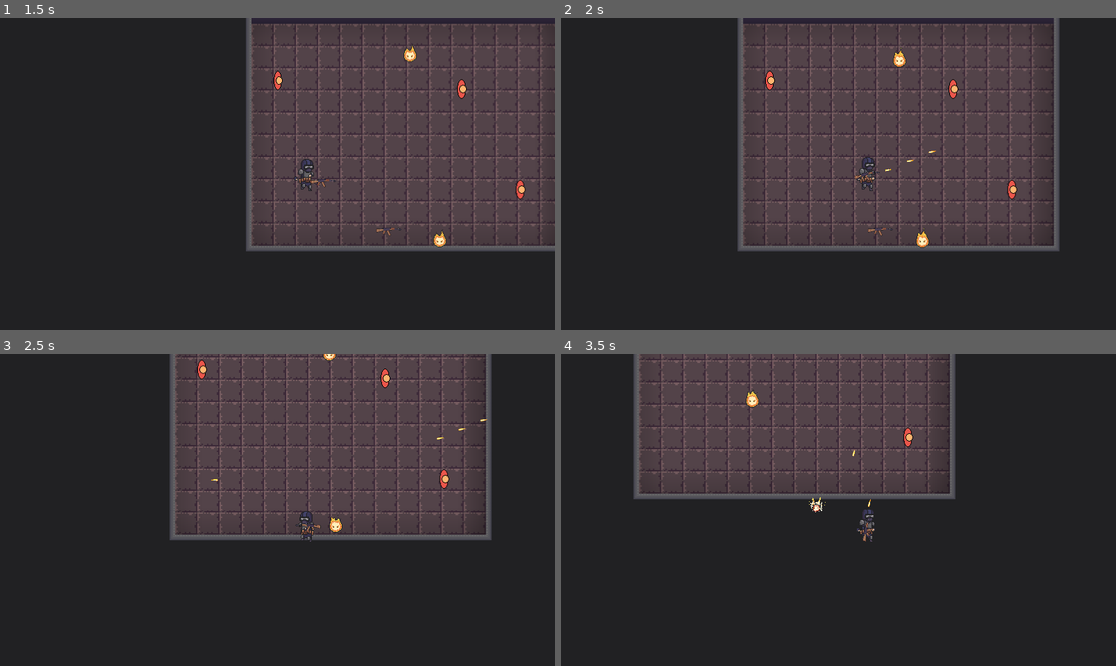
Above: before the commit, frames 1-4 (two rows, left to right).
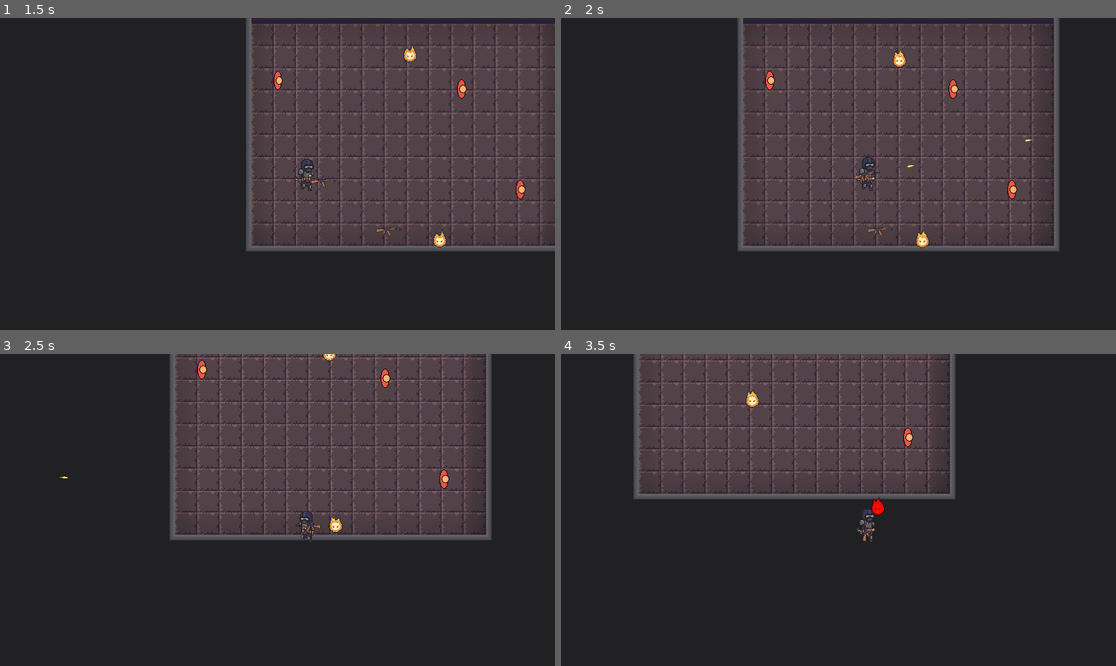
Above: after the commit, the same moments.

Repository: JaRiex11/thegame
Game: Godot game, scene res://scenes/MainMenu.tscn
Same seed, same stepped clock (60 frames per second), same inputs: the game is played once before the commit and once after it.
Inputs (mouse positions are in pixels of both pictures, inside the frame that each line leads up to):
- Up to frame 1 (1.5 s): click "ИГРАТЬ" at 0.5 s; move the mouse to (399, 158) at 1.27 s; press the mouse at (399, 158) at 1.28 s; hold D (right) from 1.28 s (still down)
- Up to frame 2 (2 s): keep holding D (right); tap Space (jump) at 1.52 s
- Up to frame 3 (2.5 s): move the mouse to (166, 525) at 2.02 s; release D (right) at 2.03 s; release the mouse at (166, 525) at 2.03 s; hold S (down) from 2.03 s (still down); click (166, 525) at 2.1 s; tap Space (jump) at 2.27 s
- Up to frame 4 (3.5 s): move the mouse to (894, 441) at 2.77 s; release S (down) at 2.78 s; press the mouse at (894, 441) at 2.78 s; hold D (right) from 2.78 s (still down)

Frame 1 is identical in both runs. In frame 2, less than 0.1% of the frame differs, in the area x 58-85%, y 38-50%; in frame 3, less than 0.1%; in frame 4, 0.2%, in the area x 44-59%, y 30-52%.

Commit message:
Система стихий базовая
Сделал базовую систему стихий, осталось прикрутить заклинания

Diff:
--- a/enemy_1.gd
+++ b/enemy_1.gd
@@ -7,7 +7,7 @@
 func _physics_process(delta: float) -> void:
 	pass
 
-func take_damage(damage, owner, kb_force):
+func take_damage(damage, owner, kb_force, dmg_elem):
 	health -= damage
 	if health <= 0:
 		die()
--- /dev/null
+++ b/human.gd
@@ -0,0 +1,6 @@
+extends Unit
+class_name Human
+
+func _ready():
+	super._ready()
+	is_elemental = false
--- a/main_character.gd
+++ b/main_character.gd
@@ -186,6 +186,7 @@
 	current_health -= damage
 	if current_health <= 0:
 		change_state(PlayerState.DEAD)
+		die()
 	else:
 		change_state(PlayerState.HURT)
 
--- a/project.godot
+++ b/project.godot
@@ -14,6 +14,10 @@
 run/main_scene="res://scenes/MainMenu.tscn"
 config/features=PackedStringArray("4.4", "Forward Plus")
 config/icon="res://icon.svg"
+
+[autoload]
+
+ElemSys="*res://scripts/Elements_system.gd"
 
 [display]
 
--- a/scenes/Tutorial.tscn
+++ b/scenes/Tutorial.tscn
@@ -86,8 +86,6 @@
 
 [node name="AK-74_1" parent="." instance=ExtResource("7_u5f0c")]
 position = Vector2(-176, 331)
-bullet_speed = 700.0
 
 [node name="AK-74_2" parent="." instance=ExtResource("7_u5f0c")]
 position = Vector2(12, 471)
-bullet_speed = 700.0
--- a/scenes/based_scenes/Human.tscn
+++ /dev/null
@@ -1,3 +0,0 @@
-[gd_scene format=3 uid="uid://bqswq1jl3lk71"]
-
-[node name="Human" type="Node2D"]
--- /dev/null
+++ b/scenes/based_scenes/Units/Elemental.tscn
@@ -0,0 +1,7 @@
+[gd_scene load_steps=3 format=3 uid="uid://mbesurj7hyg4"]
+
+[ext_resource type="PackedScene" uid="uid://eneimymgmmg7" path="res://scenes/based_scenes/Units/Unit.tscn" id="1_wcg6q"]
+[ext_resource type="Script" uid="uid://ci66w1n26nyft" path="res://scenes/based_scenes/Units/elemental.gd" id="2_caixx"]
+
+[node name="Elemental" instance=ExtResource("1_wcg6q")]
+script = ExtResource("2_caixx")
--- a/scenes/based_scenes/EnemyAI.tscn
+++ b/scenes/based_scenes/Units/EnemyAI.tscn
@@ -1,6 +1,6 @@
 [gd_scene load_steps=4 format=3 uid="uid://ckfkc1djecl8y"]
 
-[ext_resource type="Script" uid="uid://d4f0cjoio1nku" path="res://scenes/based_scenes/enemy_ai.gd" id="1_pvh85"]
+[ext_resource type="Script" uid="uid://d4f0cjoio1nku" path="res://scenes/based_scenes/Units/enemy_ai.gd" id="1_pvh85"]
 [ext_resource type="PackedScene" uid="uid://wno55x14kbsr" path="res://scenes/units/elem_fire_small.tscn" id="2_3diu6"]
 
 [sub_resource type="CircleShape2D" id="CircleShape2D_pvh85"]
--- /dev/null
+++ b/scenes/based_scenes/Units/FireElemental.tscn
@@ -0,0 +1,7 @@
+[gd_scene load_steps=3 format=3 uid="uid://brvuj1qm0pohq"]
+
+[ext_resource type="PackedScene" uid="uid://mbesurj7hyg4" path="res://scenes/based_scenes/Units/Elemental.tscn" id="1_0k6fo"]
+[ext_resource type="Script" uid="uid://cbhikhvsui21f" path="res://scenes/based_scenes/Units/fire_elemental.gd" id="2_0owk1"]
+
+[node name="FireElemental" instance=ExtResource("1_0k6fo")]
+script = ExtResource("2_0owk1")
--- /dev/null
+++ b/scenes/based_scenes/Units/Human.tscn
@@ -0,0 +1,7 @@
+[gd_scene load_steps=3 format=3 uid="uid://bqswq1jl3lk71"]
+
+[ext_resource type="PackedScene" uid="uid://eneimymgmmg7" path="res://scenes/based_scenes/Units/Unit.tscn" id="1_yqoc1"]
+[ext_resource type="Script" uid="uid://qatyotj6fb6n" path="res://human.gd" id="2_4lks8"]
+
+[node name="Human" instance=ExtResource("1_yqoc1")]
+script = ExtResource("2_4lks8")
--- a/scenes/based_scenes/Unit.tscn
+++ b/scenes/based_scenes/Units/Unit.tscn
@@ -1,6 +1,6 @@
 [gd_scene load_steps=2 format=3 uid="uid://eneimymgmmg7"]
 
-[ext_resource type="Script" uid="uid://dqq671ope8nrk" path="res://scenes/based_scenes/unit.gd" id="1_gtclq"]
+[ext_resource type="Script" uid="uid://dqq671ope8nrk" path="res://scenes/based_scenes/Units/unit.gd" id="1_gtclq"]
 
 [node name="Unit" type="CharacterBody2D"]
 script = ExtResource("1_gtclq")
--- /dev/null
+++ b/scenes/based_scenes/Units/WaterElemental.tscn
@@ -0,0 +1,24 @@
+[gd_scene load_steps=3 format=3 uid="uid://ca53ykphtdiiq"]
+
+[ext_resource type="PackedScene" uid="uid://mbesurj7hyg4" path="res://scenes/based_scenes/Units/Elemental.tscn" id="1_d3ck4"]
+[ext_resource type="Script" uid="uid://djr87ldin7ngq" path="res://scenes/based_scenes/Units/water_elemental.gd" id="2_ufjj0"]
+
+[node name="WaterElemental" instance=ExtResource("1_d3ck4")]
+script = ExtResource("2_ufjj0")
+max_health = null
+move_speed = null
+attack_damage = null
+attack_range = null
+knockback_resistance = null
+body_damage = null
+idle_right_anim = null
+idle_left_anim = null
+walk_right_anim = null
+walk_left_anim = null
+attack_right_anim = null
+attack_left_anim = null
+hurt_right_anim = null
+hurt_left_anim = null
+death_anim = null
+base_element = null
+is_elemental = null
--- /dev/null
+++ b/scenes/based_scenes/Units/elemental.gd
@@ -0,0 +1,6 @@
+extends Unit
+class_name Elemental
+
+func _ready():
+	super._ready()
+	is_elemental = true
--- /dev/null
+++ b/scenes/based_scenes/Units/fire_elemental.gd
@@ -0,0 +1,6 @@
+extends Elemental
+class_name FireElemental
+
+func _ready():
+	current_element = ElemSys.ELEMENT.FIRE
+	super._ready()
--- a/scenes/based_scenes/unit.gd
+++ b/scenes/based_scenes/Units/unit.gd
@@ -40,6 +40,10 @@
 var death_completed := false # Флаг завершения анимации смерти
 var invincible := false
 var animated_sprite : AnimatedSprite2D
+# Стихийная логика
+var current_status_effects: Array[ElemSys.STATUS_EFFECT] = []
+var current_element: ElemSys.ELEMENT = ElemSys.ELEMENT.NONE
+var is_elemental: bool = false
 #endregion
 
 #region Встроенные функции
@@ -57,14 +61,26 @@
 #endregion
 
 #region Публичные функции
-func take_damage(amount: float, attacker_pos: Vector2, attacker_kb_force: float) -> void:
+func take_damage(
+	amount: float,
+	attacker_pos: Vector2,
+	attacker_kb_force: float,
+	damage_element: ElemSys.ELEMENT = ElemSys.ELEMENT.NONE
+	) -> void:
 	if current_state == UNIT_STATE.DEAD or invincible: return
 
-	current_health -= amount
+	# Рассчитываем множитель урона в зависимости от элементов
+	var damage_multiplier = _get_elemental_damage_multiplier(damage_element)
+	var final_damage = amount * damage_multiplier
+
+	current_health -= final_damage
 	print("unit's health: ", current_health)
 	_play_hit_effect()
-	#var attack_pos = attacker.global_position if is_instance_valid(attacker) else global_position
 	_knockback(attacker_pos, attacker_kb_force)
+
+	# Обрабатываем элементальные реакции
+	if damage_element != ElemSys.ELEMENT.NONE:
+		_process_elemental_reaction(damage_element)
 
 	if current_health <= 0:
 		die()
@@ -91,6 +107,72 @@
 
 func get_body_damage():
 	return body_damage
+#endregion
+
+#region Стихийная логика
+func _get_elemental_damage_multiplier(damage_element: ElemSys.ELEMENT) -> float:
+	if is_elemental:
+		if (damage_element == ElemSys.ELEMENT.NONE || damage_element == ElemSys.ELEMENT.PHYSIC): # Пока что 1.0, но вообще, надо 0
+			return 0.5
+		# Для элементалей учитываем их стихию
+		return ElemSys.get_damage_multiplier(damage_element, current_element)
+	else:
+		# Для не-элементалей просто 1.0, если не учитываем статус эффекты
+		return 1.0
+
+func _process_elemental_reaction(attacker_element: ElemSys.ELEMENT) -> void:
+	# Обрабатываем реакции между элементами
+	if is_elemental:
+		var reaction = ElemSys.get_reaction(attacker_element, current_element)
+		if reaction != ElemSys.ELEMENT.NONE:
+			_apply_elemental_reaction(reaction)
+	else:
+		# Обрабатываем статус эффекты для не-элементалей
+		var new_status = _get_status_from_element(attacker_element)
+		if new_status != ElemSys.STATUS_EFFECT.NONE:
+			_apply_status_effect(new_status)
+
+func _apply_status_effect(status: ElemSys.STATUS_EFFECT) -> void:
+	# Проверяем, есть ли уже такой эффект
+	if current_status_effects.has(status):
+		return
+
+	current_status_effects.append(status)
+
+	# Проверяем возможные реакции между статус эффектами
+	_check_status_interactions()
+
+func _check_status_interactions() -> void:
+	# Проверяем взаимодействия между статус эффектами
+	if current_status_effects.has(ElemSys.STATUS_EFFECT.BURNING) and current_status_effects.has(ElemSys.STATUS_EFFECT.WET):
+		# Произошла реакция пара
+		_apply_elemental_reaction(ElemSys.ELEMENT.STEAM)
+		# Удаляем статус эффекты
+		current_status_effects.erase(ElemSys.STATUS_EFFECT.BURNING)
+		current_status_effects.erase(ElemSys.STATUS_EFFECT.WET)
+
+func _apply_elemental_reaction(reaction: ElemSys.ELEMENT) -> void:
+	match reaction:
+		ElemSys.ELEMENT.STEAM:
+			# Эффект пара - наносим дополнительный урон
+			take_damage(10.0, global_position, 0, ElemSys.ELEMENT.NONE)
+			_play_steam_effect()
+		# Можно добавить другие реакции
+
+func _play_steam_effect() -> void:
+	# Визуальный эффект пара
+	# var steam_particles = preload("res://effects/steam_particles.tscn").instantiate()
+	#add_child(steam_particles)
+	#steam_particles.emitting = true
+	#await get_tree().create_timer(1.0).timeout
+	#steam_particles.queue_free()
+	pass
+
+func _get_status_from_element(element: ElemSys.ELEMENT) -> ElemSys.STATUS_EFFECT:
+	match element:
+		ElemSys.ELEMENT.FIRE: return ElemSys.STATUS_EFFECT.BURNING
+		ElemSys.ELEMENT.WATER: return ElemSys.STATUS_EFFECT.WET
+		_: return ElemSys.STATUS_EFFECT.NONE
 #endregion
 
 #region Внутренние методы (переопределяются в дочерних классах)
--- /dev/null
+++ b/scenes/based_scenes/Units/water_elemental.gd
@@ -0,0 +1,5 @@
+extends Elemental
+
+func _ready():
+	base_element = ElemSys.ELEMENT.WATER
+	super._ready()
--- a/scenes/based_scenes/Weapon.tscn
+++ b/scenes/based_scenes/Weapon.tscn
@@ -6,7 +6,6 @@
 texture_filter = 1
 texture_repeat = 1
 script = ExtResource("1_og7uq")
-bullet_speed = 800.0
 
 [node name="InHandSprite" type="Sprite2D" parent="."]
 visible = false
--- a/scenes/based_scenes/bullet.gd
+++ b/scenes/based_scenes/bullet.gd
@@ -5,19 +5,22 @@
 var damage: int
 var direction: Vector2
 var knockback_force: float
+var damage_element: ElemSys.ELEMENT = ElemSys.ELEMENT.NONE
 
 func _process(delta: float) -> void:
 	position += direction * speed * delta
 
-func initialize_components(_owner_pos: Vector2, _direction: Vector2, _speed: float, _damage: int, _knockback_force: float) -> void:
+func init_components(_owner_pos: Vector2, _direction: Vector2, _speed: float, _damage: int, _knockback_force: float, _damage_element: ElemSys.ELEMENT) -> void:
+	z_index = -1
 	owner_pos = _owner_pos
 	direction = _direction
 	speed = _speed
 	damage = _damage
 	knockback_force = _knockback_force
+	damage_element = _damage_element
 	print("bullet speed :", speed)
 
 func _on_body_entered(body):
 	if body.has_method("take_damage"):
-		body.take_damage(damage, owner_pos, knockback_force)
+		body.take_damage(damage, owner_pos, knockback_force, damage_element)
 	queue_free()
--- a/scenes/based_scenes/weapon.gd
+++ b/scenes/based_scenes/weapon.gd
@@ -7,7 +7,7 @@
 # Характеристики оружия
 @export_category("Связанные сцены")
 @export var bullet_scene: PackedScene
-@export var bullet_speed: float = 700
+@export var bullet_speed: float = 1000
 @export var pivot_offset_y := 70  # Смещение точки вращения
 @export var pivot_offset_x := 0  # Смещение точки вращения
 @export var shoot_point_offset := 5
@@ -20,6 +20,7 @@
 @export var max_ammo: int = 50
 @export var reload_time: float = 1.5
 @export var knockback_force: float = 500
+@export var damage_element: ElemSys.ELEMENT = ElemSys.ELEMENT.NONE
 
 @export var pivot_offset := Vector2(20, -10)  # Смещение точки вращения
 @export var flip_offset := Vector2(-10, 0)  # Смещение при зеркалировании влево
@@ -88,8 +89,8 @@
 	# Задаем направление от начала ствола до конца (чтобы летело строго в направлении оружия)
 	var new_direction = (shoot_point.global_position - shoot_start_point.global_position).normalized()
 
-	# Порядок: (_owner_pos: Vector2, _direction: Vector2, _speed: float, _damage: int, _knockback_force: float)
-	bullet.initialize_components(weapon_owner_pos, new_direction, bullet_speed, damage, knockback_force)
+# Порядок: (_owner_pos: Vector2, _direction: Vector2, _speed: float, _damage: int, _knockback_force: float, damage_element: ElemSys.ELEMENT)
+	bullet.init_components(weapon_owner_pos, new_direction, bullet_speed, damage, knockback_force, damage_element)
 	bullet.global_position = shoot_point.global_position
 	bullet.rotation = new_direction.angle()
 
--- a/scenes/spells/water_spell_1.tscn
+++ b/scenes/spells/water_spell_1.tscn
@@ -1,5 +1,5 @@
 [gd_scene load_steps=2 format=3 uid="uid://r4pbpxjc4bgf"]
 
-[ext_resource type="PackedScene" uid="uid://da3agk7xajbm0" path="res://scenes/based_scenes/MagicSpell.tscn" id="1_uje1r"]
+[ext_resource type="PackedScene" uid="uid://da3agk7xajbm0" path="res://scenes/based_scenes/Spell.tscn" id="1_uje1r"]
 
 [node name="MagicSpell" instance=ExtResource("1_uje1r")]
--- a/scenes/units/elem_fire_small.gd
+++ b/scenes/units/elem_fire_small.gd
@@ -1,4 +1,4 @@
-extends Unit
+extends FireElemental
 class_name ElemFireSmall
 
 @export var large_attack_dist := 100
--- a/scenes/units/elem_fire_small.tscn
+++ b/scenes/units/elem_fire_small.tscn
@@ -1,6 +1,6 @@
 [gd_scene load_steps=45 format=3 uid="uid://wno55x14kbsr"]
 
-[ext_resource type="PackedScene" uid="uid://eneimymgmmg7" path="res://scenes/based_scenes/Unit.tscn" id="1_faebf"]
+[ext_resource type="PackedScene" uid="uid://eneimymgmmg7" path="res://scenes/based_scenes/Units/Unit.tscn" id="1_faebf"]
 [ext_resource type="Script" uid="uid://dlv51i04aukjk" path="res://scenes/units/elem_fire_small.gd" id="2_5fa17"]
 [ext_resource type="Texture2D" uid="uid://owxonpwtqenk" path="res://img/SpriteFireD.png" id="2_koo4c"]
 [ext_resource type="Texture2D" uid="uid://dw8h5g4cpnvcs" path="res://img/min_fire_d.png" id="3_avlgy"]
--- a/scenes/weapons/ak_74.tscn
+++ b/scenes/weapons/ak_74.tscn
@@ -14,7 +14,7 @@
 
 [node name="AK-74_2" instance=ExtResource("1_mi5ef")]
 bullet_scene = ExtResource("2_o04r2")
-bullet_speed = 1000.0
+bullet_speed = 2000.0
 pivot_offset_y = 25
 pivot_offset_x = 8
 weapon_name = "AK-74_2"
--- /dev/null
+++ b/scripts/Elements_system.gd
@@ -0,0 +1,33 @@
+extends Node
+class_name ElementsSystem
+
+enum ELEMENT { NONE, PHYSIC, FIRE, WATER, STEAM }
+enum STATUS_EFFECT { NONE, BURNING, WET }
+
+# Реакции как массив [атакующий, защитник, результат]
+const _REACTIONS = [
+	[ELEMENT.FIRE, ELEMENT.WATER, ELEMENT.STEAM],
+	[ELEMENT.FIRE, STATUS_EFFECT.WET, ELEMENT.STEAM],
+	[ELEMENT.WATER, ELEMENT.FIRE, ELEMENT.STEAM],
+	[ELEMENT.WATER, STATUS_EFFECT.BURNING, ELEMENT.STEAM]
+]
+
+# Множители урона [атакующий, защитник, множитель]
+const _DAMAGE_MULTIPLIERS = [
+	[ELEMENT.FIRE, ELEMENT.FIRE, 0.0],
+	[ELEMENT.FIRE, ELEMENT.WATER, 2.0],
+	[ELEMENT.WATER, ELEMENT.WATER, 0.0],
+	[ELEMENT.WATER, ELEMENT.FIRE, 2.0]
+]
+
+static func get_reaction(attacker: ELEMENT, defender: Variant) -> ELEMENT:
+	for reaction in _REACTIONS:
+		if reaction[0] == attacker and reaction[1] == defender:
+			return reaction[2]
+	return ELEMENT.NONE
+
+static func get_damage_multiplier(attacker: ELEMENT, defender: ELEMENT) -> float:
+	for multiplier in _DAMAGE_MULTIPLIERS:
+		if multiplier[0] == attacker and multiplier[1] == defender:
+			return multiplier[2]
+	return 1.0
Not shown, added: human.gd.uid
Not shown, added: scenes/based_scenes/Units/elemental.gd.uid
Renamed: scenes/based_scenes/enemy_ai.gd -> scenes/based_scenes/Units/enemy_ai.gd
Renamed: scenes/based_scenes/enemy_ai.gd.uid -> scenes/based_scenes/Units/enemy_ai.gd.uid
Not shown, added: scenes/based_scenes/Units/fire_elemental.gd.uid
Renamed: scenes/based_scenes/unit.gd.uid -> scenes/based_scenes/Units/unit.gd.uid
Not shown, added: scenes/based_scenes/Units/water_elemental.gd.uid
Not shown, added: scripts/Elements_system.gd.uid
